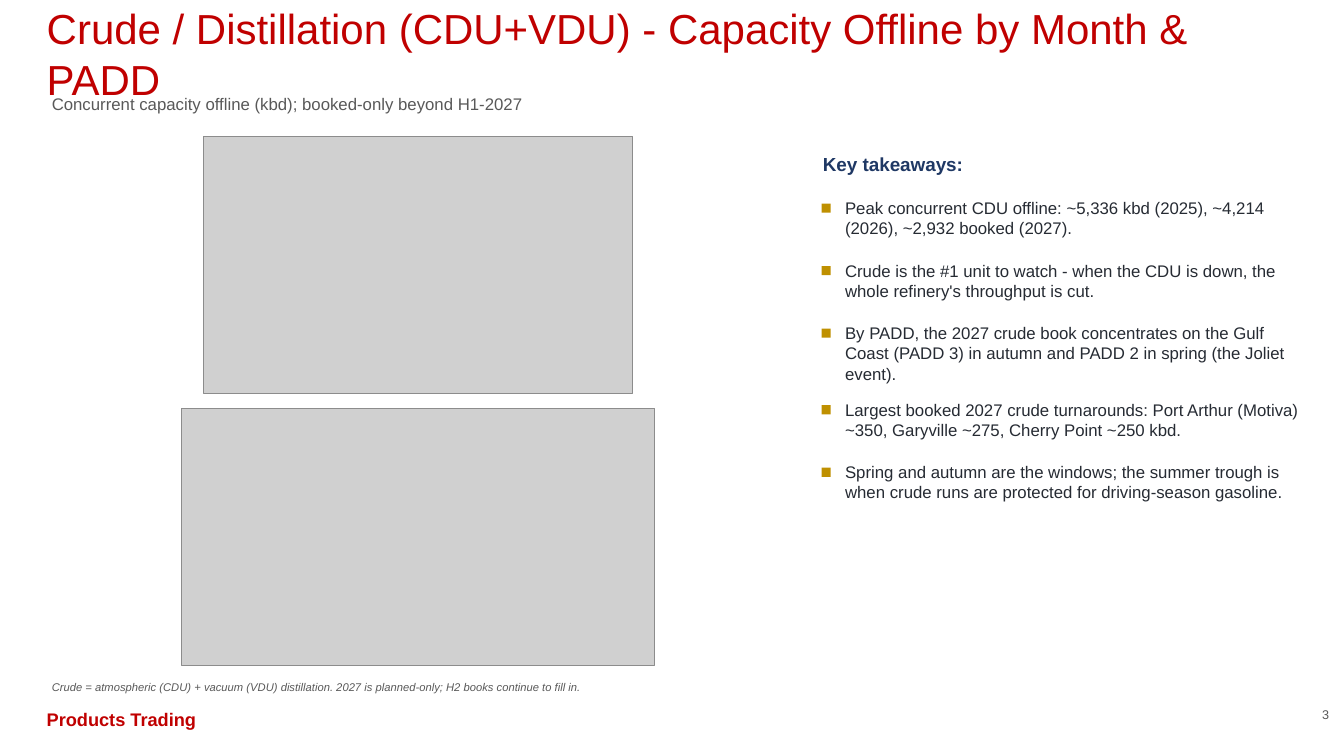
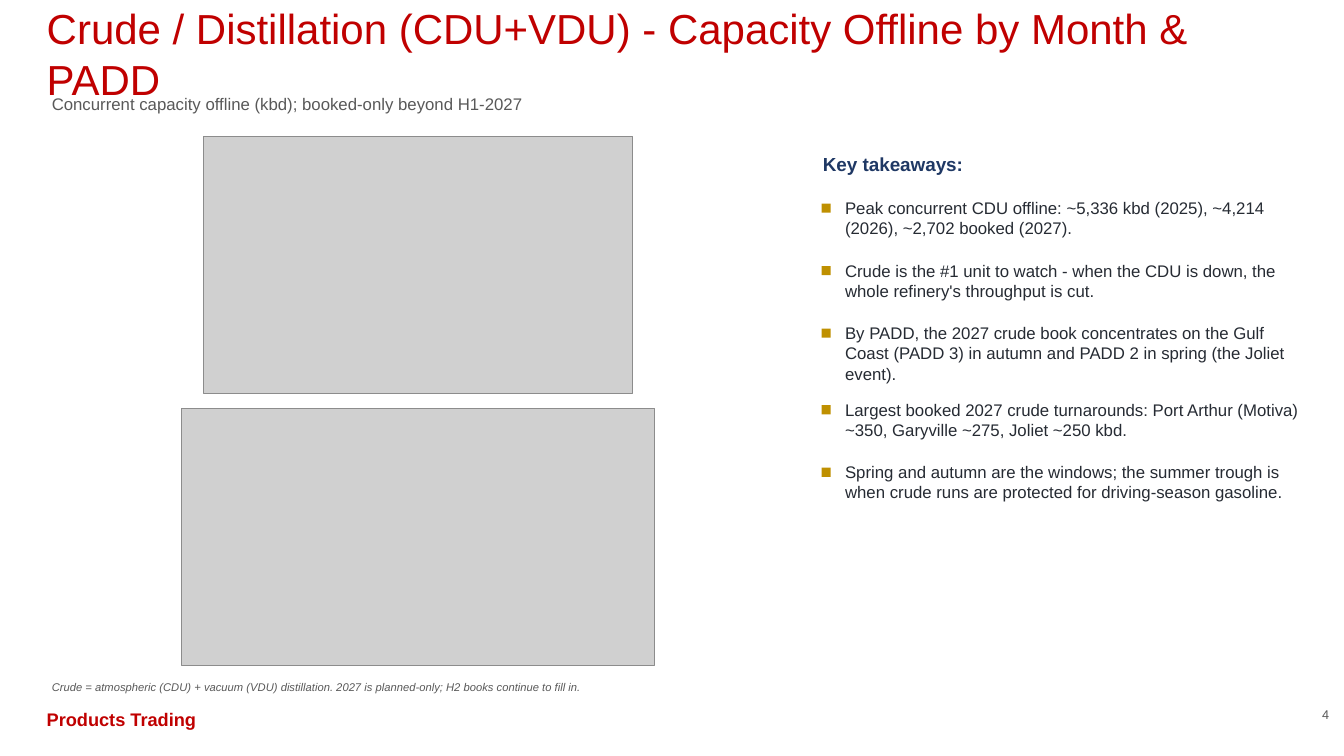
Before and after one commit to HoldenCole/Outages-script, a slide deck: slide 5 of output/outage_deck.pptx (slide 4 before the commit). Drawn at 1344x756 pixels with LibreOffice and Linux fonts; fonts in the diff are those of the drawing; grey boxes stand for pictures. Boxes give left, top, right and bottom in pixels: in the first picture for what was removed or moved away, otherwise in the second. Text is boxed around its words. In the diff, an @@ line names an element or a change of style, - is before the commit and + after.

```diff
--- a/output/outage_deck.pptx
+++ b/output/outage_deck.pptx
@@ text at (845, 202, 1264, 238): text changed @@
-Peak concurrent CDU offline: ~5,336 kbd (2025), ~4,214 (2026), ~2,932 booked (2027).
+Peak concurrent CDU offline: ~5,336 kbd (2025), ~4,214 (2026), ~2,702 booked (2027).
@@ text at (845, 404, 1298, 440): text changed @@
-Largest booked 2027 crude turnarounds: Port Arthur (Motiva) ~350, Garyville ~275, Cherry Point ~250 kbd.
+Largest booked 2027 crude turnarounds: Port Arthur (Motiva) ~350, Garyville ~275, Joliet ~250 kbd.
@@ text at (1322, 710, 1329, 719): text changed @@
-3
+4
```
Also in this commit, not shown: 6 other slides changed, 1 slide added, 4 other files.
